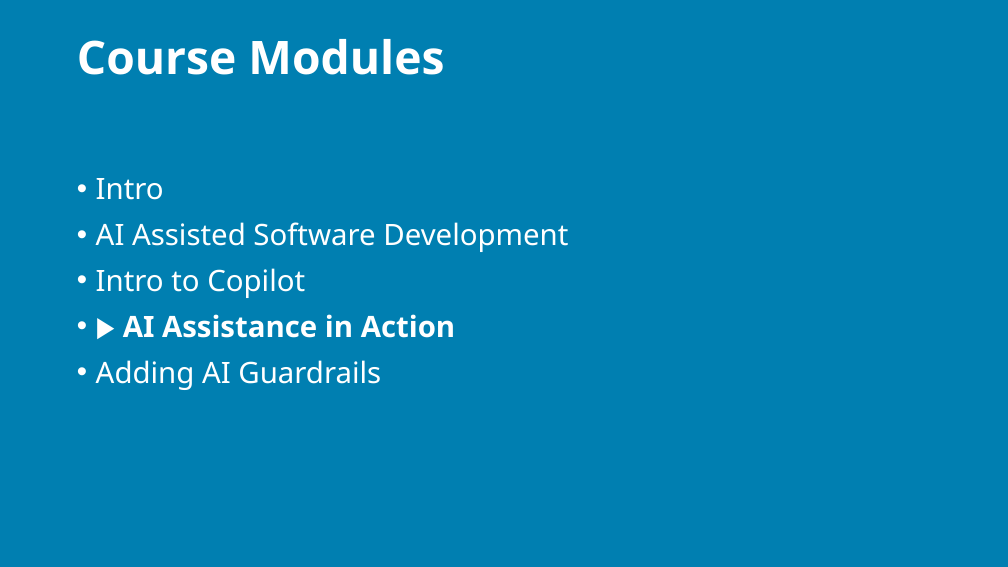
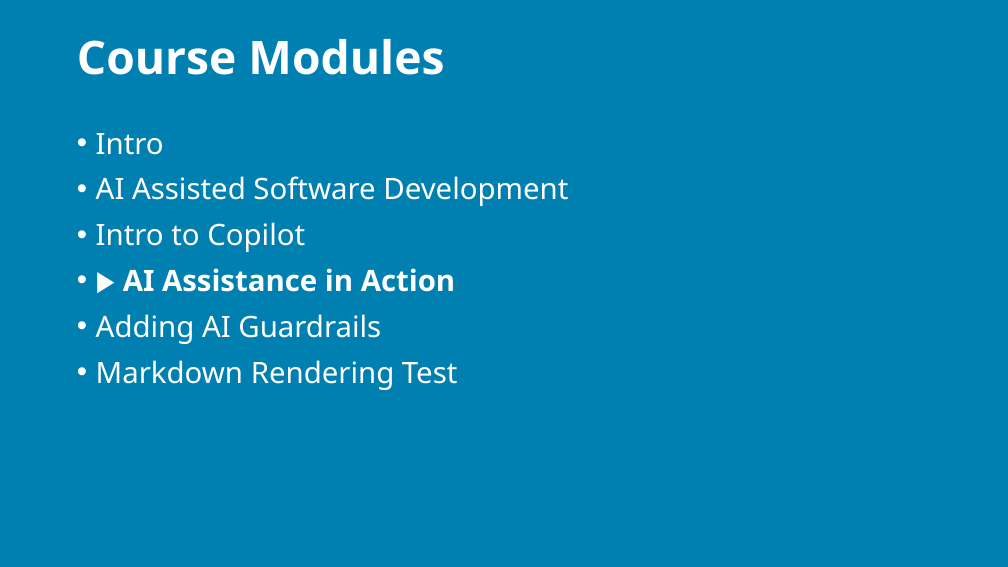
Before and after one commit to j0hnnymiller/AI-Assisted-Software-Development, a slide deck: slide 45 of slides/output/aiasd-311-monday-draft.pptx. Drawn at 1008x567 pixels with LibreOffice and Linux fonts; fonts in the diff are those of the drawing; background and template pictures are left out. Boxes give left, top, right and bottom in pixels: in the first picture for what was removed or moved away, otherwise in the second. Text is boxed around its words. In the diff, an @@ line names an element or a change of style, - is before the commit and + after.

Commit message:
feat: add markdown rendering regression coverage
Adds a dedicated markdown rendering regression deck with provenance
logs, wires it into the Monday manifest, extends generate_pptx.py
to handle more markdown inline styles and fenced code blocks, and
updates the generated Monday PPTX for validation.

```diff
--- a/slides/output/aiasd-311-monday-draft.pptx
+++ b/slides/output/aiasd-311-monday-draft.pptx
@@ text at (x1=96, y1=360, x2=458, y2=390): paragraph added @@
+• Markdown Rendering Test
```
Also in this commit, not shown: 151 other slides changed, 10 slides added, 1 slide removed, 5 other files.
